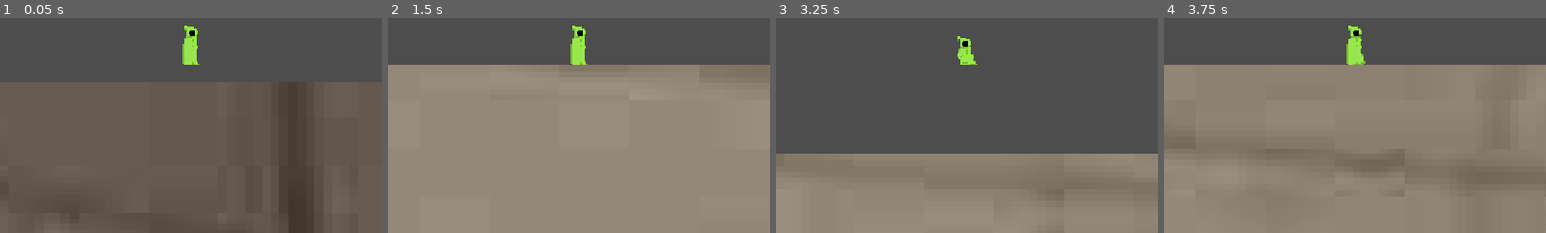
Above: before the commit, frames 1-4 (left to right).
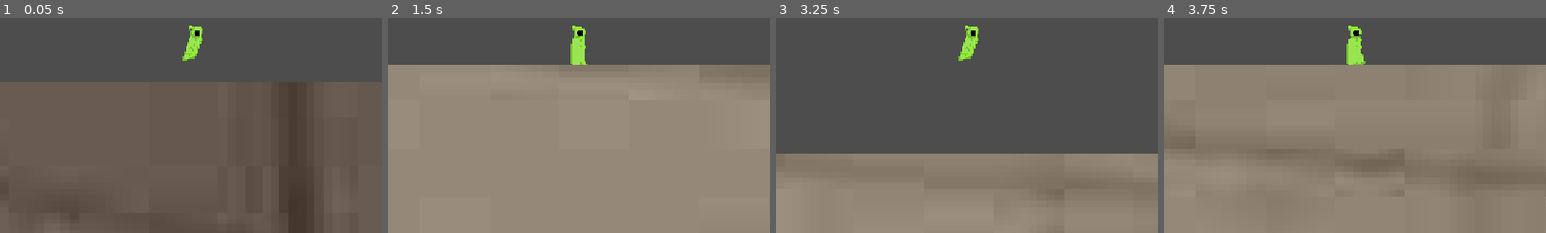
Above: after the commit, the same moments.

Repository: BigGaetan/Doom-rogue-like
Game: Godot game, scene res://scenes/level.tscn
The game is run twice, just before and just after one commit, with the same random seed, the same clock (stepped at 60 frames per second) and the same inputs.
Inputs:
- Up to frame 1 (0.05 s): no input
- Up to frame 2 (1.5 s): tap Enter (ui_accept) at 0.5, 0.77 s; hold Right (ui_right) from 0.53 s (still down)
- Up to frame 3 (3.25 s): tap Enter (ui_accept) at 1.52, 3.02 s; release Right (ui_right) at 2.03 s; hold Left (ui_left) 2.03-2.78 s; hold Right (ui_right) from 2.78 s (still down)
- Up to frame 4 (3.75 s): keep holding Right (ui_right)
The pictures show only the part of the screen within x 25-75%, y 44-94%; the shares and areas given below are measured in that part.

The runs differ from the first frame. In frame 1, 0.6% of the frame differs, in the area x 47-53%, y 3-22%; in frame 2, nothing differs; in frame 3, 0.6%; in frame 4, nothing differs.

Commit message:
modifi animation + hp bar

Diff:
--- a/scenes/player.tscn
+++ b/scenes/player.tscn
@@ -3,10 +3,27 @@
 [ext_resource type="Script" uid="uid://dmsd580gk55kv" path="res://scripts/player.gd" id="1_g2els"]
 [ext_resource type="Texture2D" uid="uid://dwfmjoi04ku2g" path="res://sprite/mage/default/sprite/character/walk/Mage-Sprite-walk.png" id="2_qhqgy"]
 [ext_resource type="Texture2D" uid="uid://bn0r3ndmwk3at" path="res://sprite/mage/default/sprite/character/jump/Mage-Sprite-jump.png" id="3_dqkch"]
+[ext_resource type="Texture2D" uid="uid://bpt4y81lea8ke" path="res://sprite/mage/default/sprite/character/falling/Mage-Sprite-falling.png" id="3_qlg0r"]
 
 [sub_resource type="AtlasTexture" id="AtlasTexture_qlg0r"]
 atlas = ExtResource("2_qhqgy")
 region = Rect2(0, 0, 36, 64)
+
+[sub_resource type="AtlasTexture" id="AtlasTexture_60mlk"]
+atlas = ExtResource("3_qlg0r")
+region = Rect2(0, 0, 36, 64)
+
+[sub_resource type="AtlasTexture" id="AtlasTexture_i4ail"]
+atlas = ExtResource("3_qlg0r")
+region = Rect2(0, 64, 36, 64)
+
+[sub_resource type="AtlasTexture" id="AtlasTexture_a38lo"]
+atlas = ExtResource("3_qlg0r")
+region = Rect2(0, 128, 36, 64)
+
+[sub_resource type="AtlasTexture" id="AtlasTexture_4ni07"]
+atlas = ExtResource("3_qlg0r")
+region = Rect2(0, 192, 36, 64)
 
 [sub_resource type="AtlasTexture" id="AtlasTexture_tuyoq"]
 atlas = ExtResource("3_dqkch")
@@ -76,6 +93,23 @@
 }, {
 "frames": [{
 "duration": 1.0,
+"texture": SubResource("AtlasTexture_60mlk")
+}, {
+"duration": 1.0,
+"texture": SubResource("AtlasTexture_i4ail")
+}, {
+"duration": 1.0,
+"texture": SubResource("AtlasTexture_a38lo")
+}, {
+"duration": 1.0,
+"texture": SubResource("AtlasTexture_4ni07")
+}],
+"loop": true,
+"name": &"fall",
+"speed": 5.0
+}, {
+"frames": [{
+"duration": 1.0,
 "texture": SubResource("AtlasTexture_tuyoq")
 }, {
 "duration": 1.0,
@@ -138,7 +172,8 @@
 position = Vector2(-1.1920929e-07, 0)
 scale = Vector2(0.041116804, 0.043243542)
 sprite_frames = SubResource("SpriteFrames_60mlk")
-animation = &"walk"
+animation = &"fall"
+frame_progress = 0.2416139
 
 [node name="CollisionShape2D" type="CollisionShape2D" parent="." unique_id=2073408532]
 position = Vector2(-0.1, 0.1)
Renamed: sprite/mage/default/sprite/character/jump/Mage-Sprite-falling.png -> sprite/mage/default/sprite/character/falling/Mage-Sprite-falling.png
Not shown, added: sprite/mage/default/sprite/character/falling/Mage-Sprite-falling.png.import
